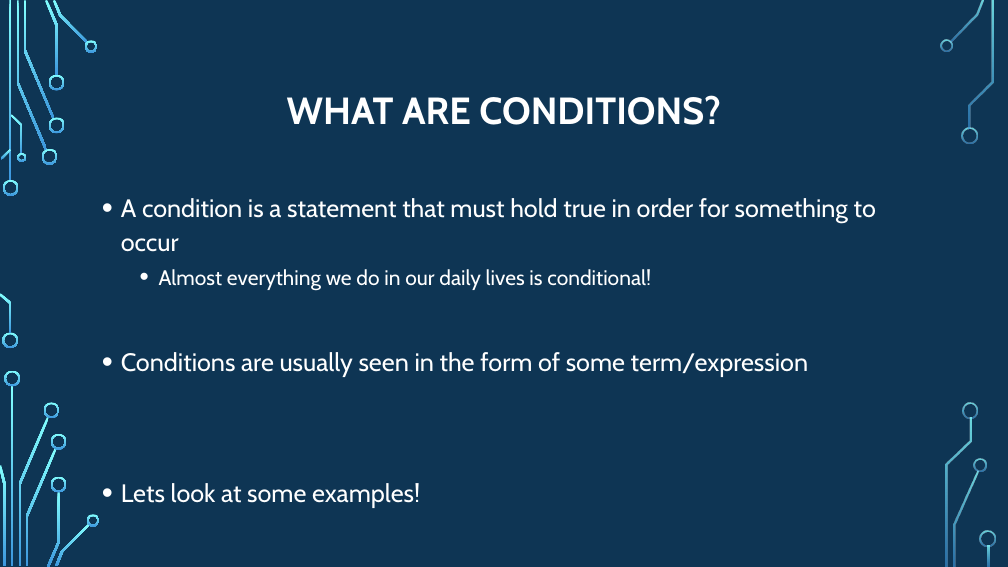
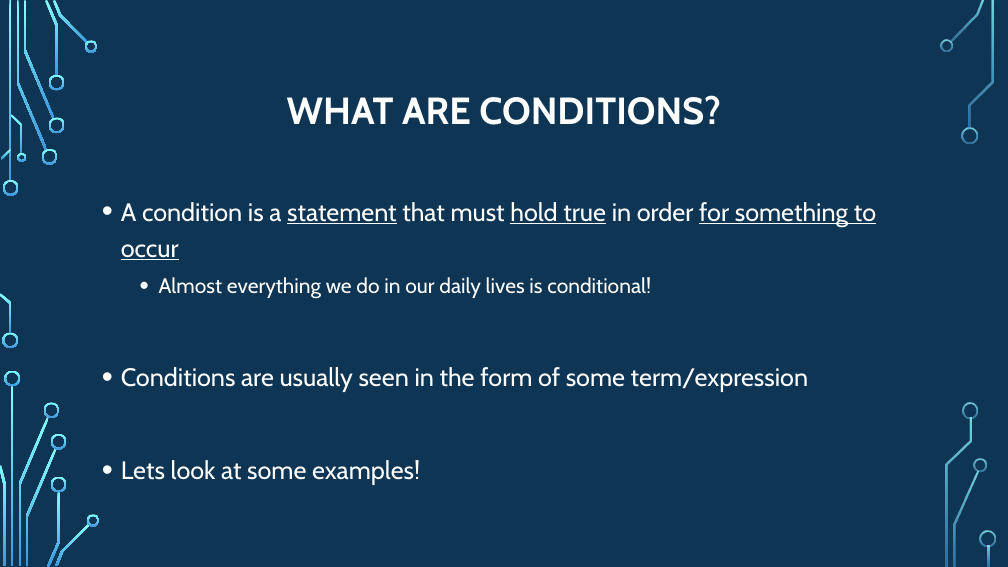
Before and after one commit to psypdt/ZIS_C-_Summer_Course_2019, a slide deck: slide 4 of Day_2/Day_2.pptx (slide 3 before the commit). Drawn at 1008x567 pixels with LibreOffice and Linux fonts; fonts in the diff are those of the drawing; background and template pictures are left out. Boxes give left, top, right and bottom in pixels: in the first picture for what was removed or moved away, otherwise in the second. Text is boxed around its words. In the diff, an @@ line names an element or a change of style, - is before the commit and + after.

```diff
--- a/Day_2/Day_2.pptx
+++ b/Day_2/Day_2.pptx
@@ text "A condition is a statement ..." at (121, 202, 876, 485): underline on in "statement hold true for something to occur"; line spacing 1.1 to 1.2 @@
```
Also in this commit, not shown: 3 other slides changed, 1 slide added.
